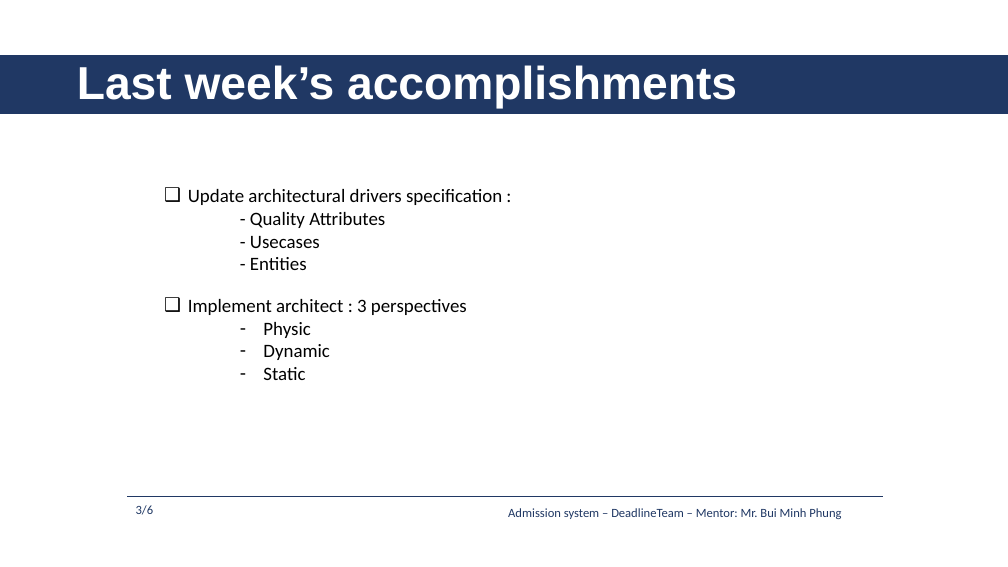
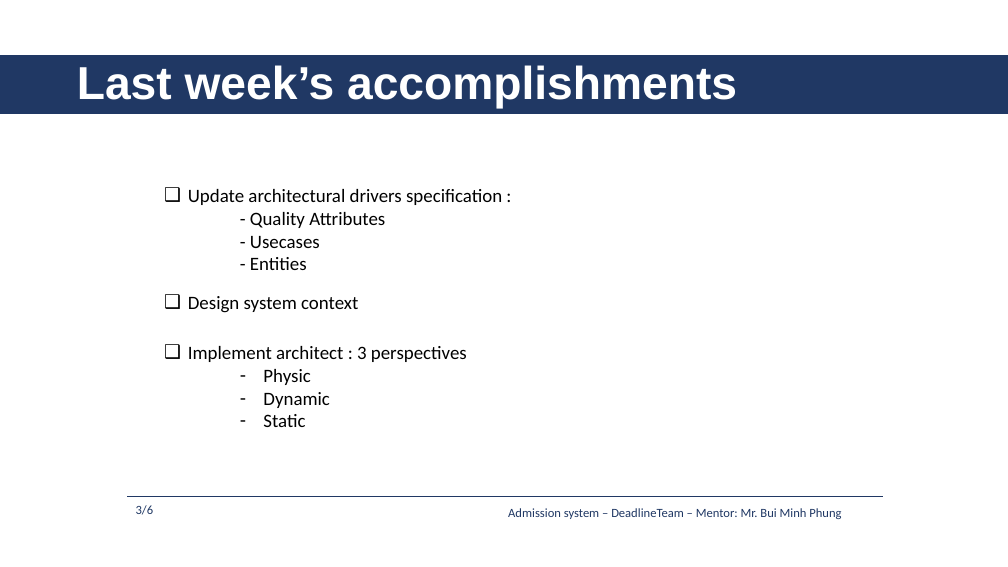
Before and after one commit to daotk/cap-deadline, a slide deck: slide 3 of 9. Presentation/AS_DeadlineTeam_Week10.pptx. Drawn at 1008x567 pixels with LibreOffice and Linux fonts; fonts in the diff are those of the drawing. Boxes give left, top, right and bottom in pixels: in the first picture for what was removed or moved away, otherwise in the second. Text is boxed around its words. In the diff, an @@ line names an element or a change of style, - is before the commit and + after.

```diff
--- a/9. Presentation/AS_DeadlineTeam_Week10.pptx
+++ b/9. Presentation/AS_DeadlineTeam_Week10.pptx
@@ text added at bbox=[188, 296, 358, 313], 18 pt, text #000000 @@
+❑ Design system context
@@ text "Implement architect : 3 perspectives": place and size @@
-text "Implement architect : 3 perspectives" at bbox=[188, 299, 467, 380]
+text "Implement architect : 3 perspectives" at bbox=[188, 346, 467, 427]
```
Also in this commit, not shown: 1 other slide changed.
